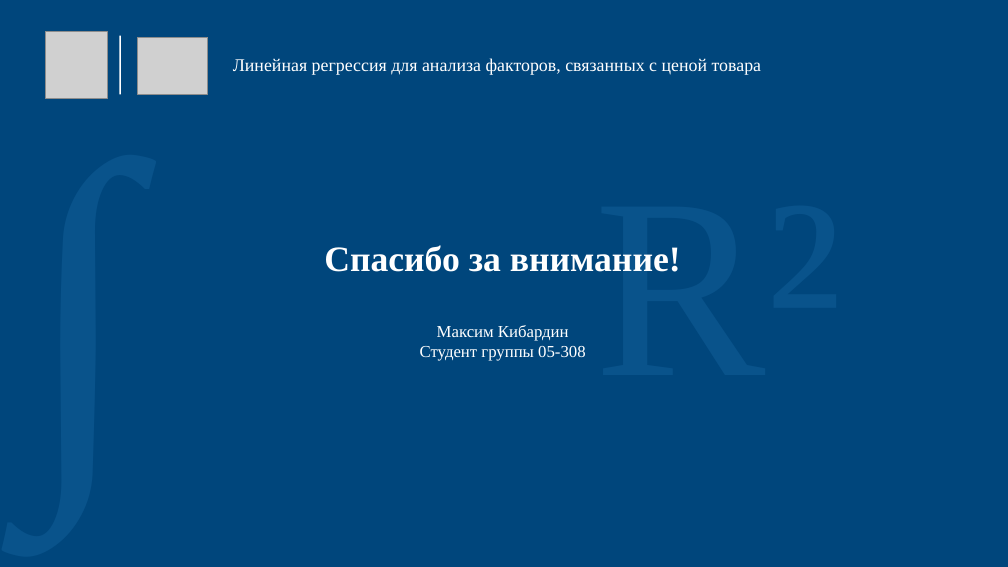
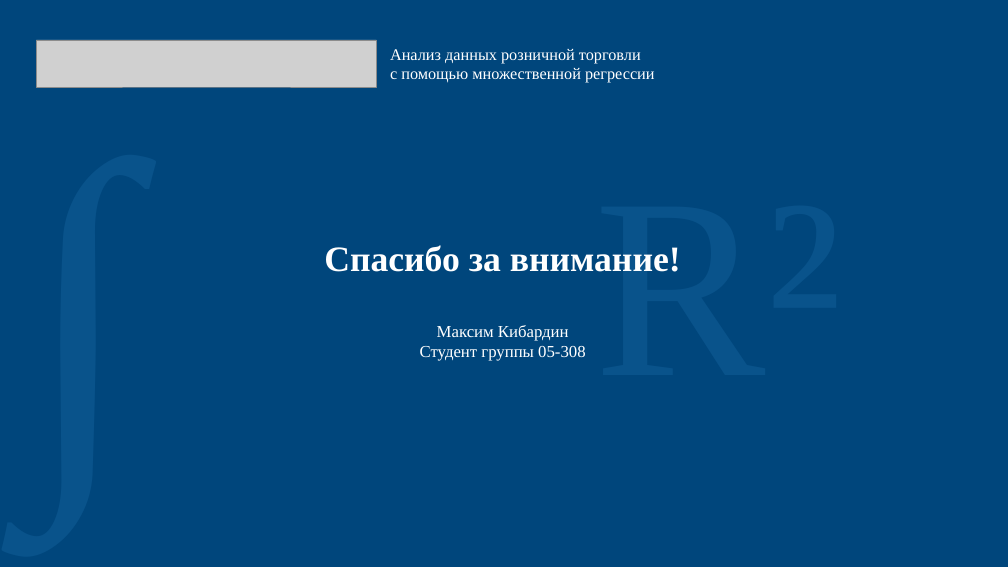
Before and after one commit to tushkanchek/scienceWork, a slide deck: slide 8 of presentation_5min.pptx (slide 7 before the commit). Drawn at 1008x567 pixels with LibreOffice and Linux fonts; fonts in the diff are those of the drawing; grey boxes stand for pictures. Boxes give left, top, right and bottom in pixels: in the first picture for what was removed or moved away, otherwise in the second. Text is boxed around its words. In the diff, an @@ line names an element or a change of style, - is before the commit and + after.

```diff
--- a/presentation_5min.pptx
+++ b/presentation_5min.pptx
@@ picture added at [36,40,377,87] @@
@@ picture removed at [45,32,108,98] @@
@@ rectangle removed at [119,36,121,95] @@
@@ picture removed at [138,37,208,95] @@
@@ text removed at [233,58,762,75] @@
-Линейная регрессия для анализа факторов, связанных с ценой товара
@@ text added at [390,49,655,83], 15.5 pt, text #FFFFFF @@
+Анализ данных розничной торговли
+с помощью множественной регрессии
```
Also in this commit, not shown: 6 other slides changed, 1 slide added, 22 other files.
